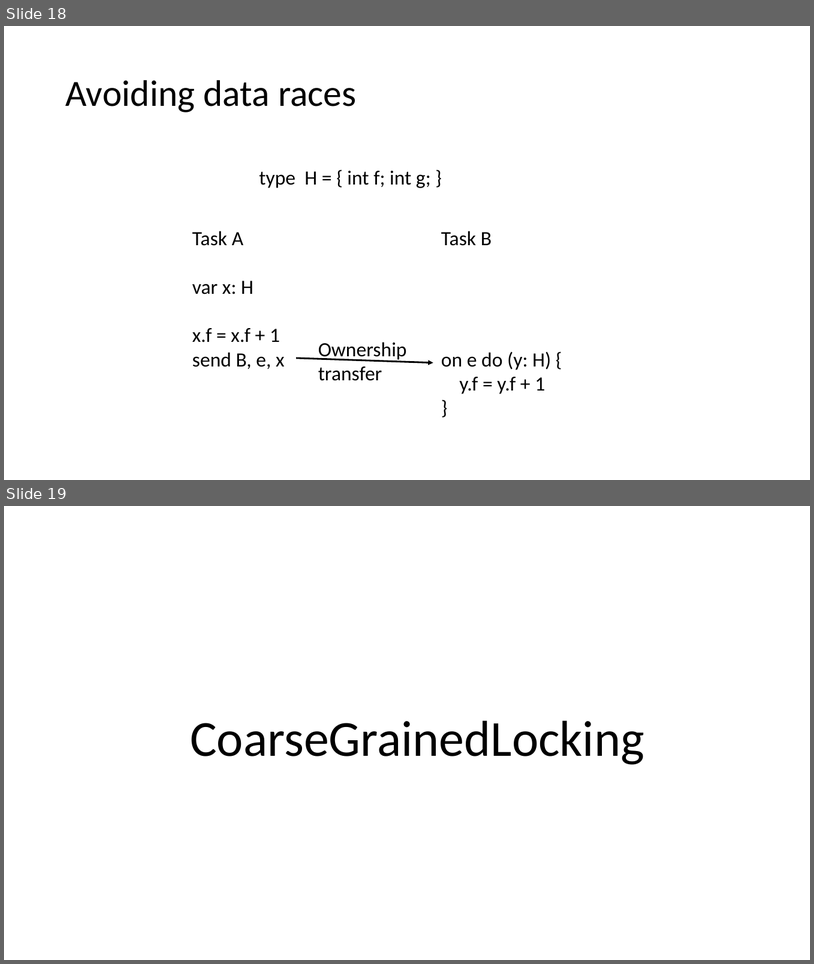
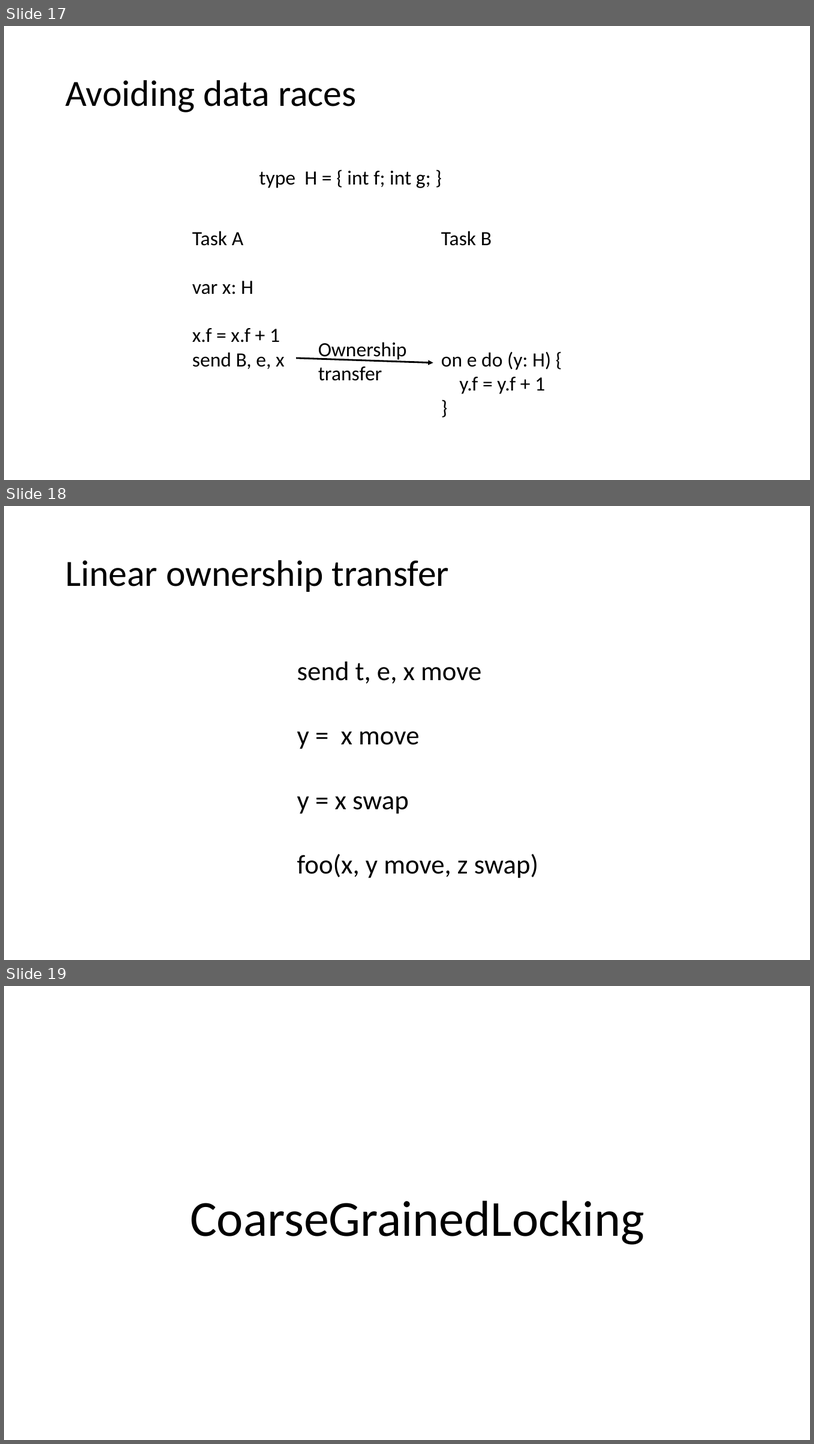
Before and after one commit to p-org/P, a slide deck: RVTutorial/P-tutorial-Part-1.pptx. Shown one above the other, each under a label of ours: slides 18 and 19 before the commit, slides 17, 18 and 19 after it. The pictures are 814x964 and 814x1444 pixels, drawn with LibreOffice and Linux fonts; fonts in the diff are those of the drawing. Boxes give left, top, right and bottom in pixels: in the first picture for what was removed or moved away, otherwise in the second. Text is boxed around its words. In the diff, an @@ line names an element or a change of style, - is before the commit and + after.

```diff
--- a/RVTutorial/P-tutorial-Part-1.pptx
+++ b/RVTutorial/P-tutorial-Part-1.pptx
@@ slide 18 added at bbox=[4, 506, 810, 960], background #FFFFFF @@
@@ title added at bbox=[65, 560, 450, 592], 44 pt, text #000000 @@
+Linear ownership transfer
@@ text added at bbox=[297, 661, 539, 878], 32 pt, text #000000 @@
+send t, e, x move
+y = x move
+y = x swap
+foo(x, y move, z swap)
@@ what was slide 18 is now slide 17 @@
```
Also in this commit, not shown: 3 slides changed, 4 other slides added, 4 slides removed.
